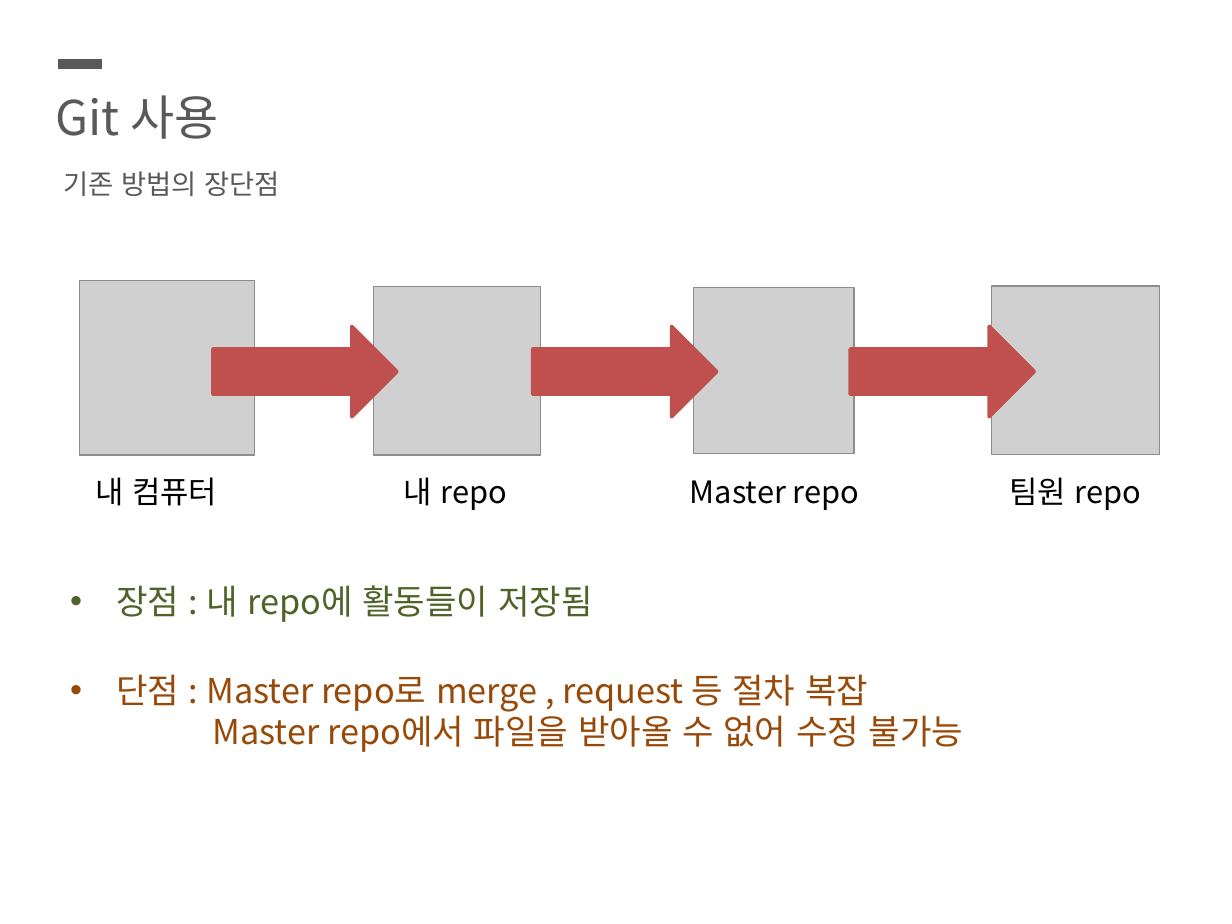
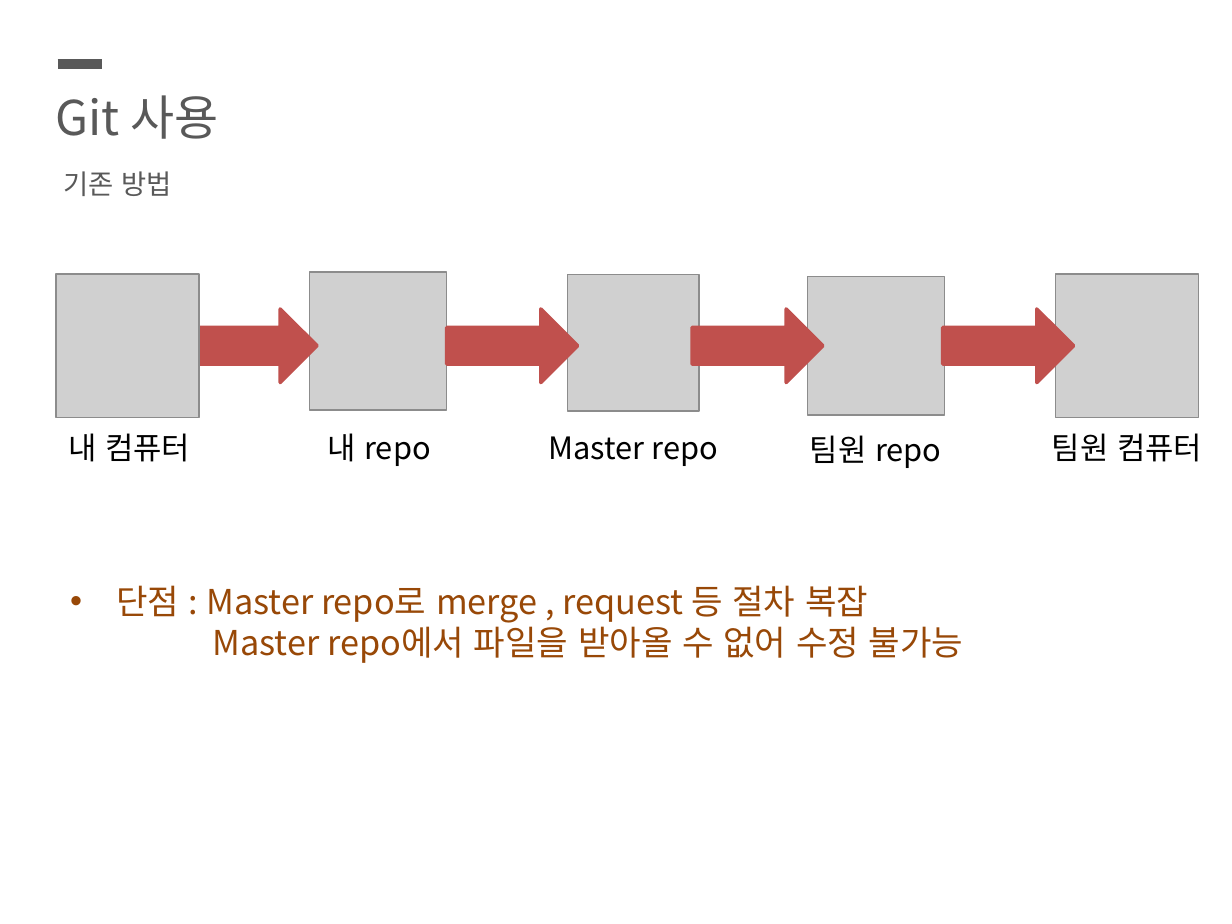
Before and after one commit to SeunghyunKing/OS_blue09, a slide deck: slide 8 of ppt.pptx. Drawn at 1232x924 pixels with LibreOffice and Linux fonts; fonts in the diff are those of the drawing; grey boxes stand for pictures. Boxes give left, top, right and bottom in pixels: in the first picture for what was removed or moved away, otherwise in the second. Text is boxed around its words. In the diff, an @@ line names an element or a change of style, - is before the commit and + after.

```diff
--- a/ppt.pptx
+++ b/ppt.pptx
@@ text at (x1=63, y1=171, x2=171, y2=196): text changed @@
-기존 방법의 장단점
+기존 방법
@@ picture added at (x1=55, y1=275, x2=198, y2=418) @@
@@ picture resized from (x1=373, y1=287, x2=541, y2=456) to (x1=309, y1=272, x2=446, y2=410) @@
@@ picture resized from (x1=694, y1=287, x2=854, y2=453) to (x1=568, y1=275, x2=700, y2=411) @@
@@ picture resized from (x1=992, y1=286, x2=1159, y2=455) to (x1=807, y1=276, x2=944, y2=414) @@
@@ picture resized from (x1=80, y1=280, x2=255, y2=455) to (x1=1056, y1=275, x2=1199, y2=418) @@
@@ right arrow resized from (x1=213, y1=326, x2=398, y2=418) to (x1=186, y1=309, x2=317, y2=383) @@
@@ right arrow resized from (x1=532, y1=326, x2=717, y2=418) to (x1=447, y1=309, x2=578, y2=383) @@
@@ right arrow resized from (x1=850, y1=326, x2=1035, y2=418) to (x1=692, y1=309, x2=823, y2=383) @@
@@ right arrow added at (x1=942, y1=309, x2=1073, y2=383), fill #C0504D, outline #C0504D 2 pt @@
@@ text "내 컴퓨터" moved from (x1=95, y1=477, x2=217, y2=506) to (x1=68, y1=433, x2=190, y2=462) @@
@@ text "내 repo" moved from (x1=404, y1=477, x2=507, y2=510) to (x1=327, y1=433, x2=430, y2=466) @@
@@ text "Master repo" moved from (x1=690, y1=480, x2=859, y2=510) to (x1=549, y1=436, x2=718, y2=466) @@
@@ text "팀원 repo" moved from (x1=1010, y1=477, x2=1141, y2=510) to (x1=810, y1=435, x2=941, y2=468) @@
@@ text added at (x1=1052, y1=433, x2=1202, y2=462), 18 pt, text #000000 @@
+팀원 컴퓨터
@@ text at (x1=116, y1=585, x2=593, y2=622): paragraph removed @@
-• 장점 : 내 repo에 활동들이 저장됨
```
Also in this commit, not shown: 4 other slides changed.
